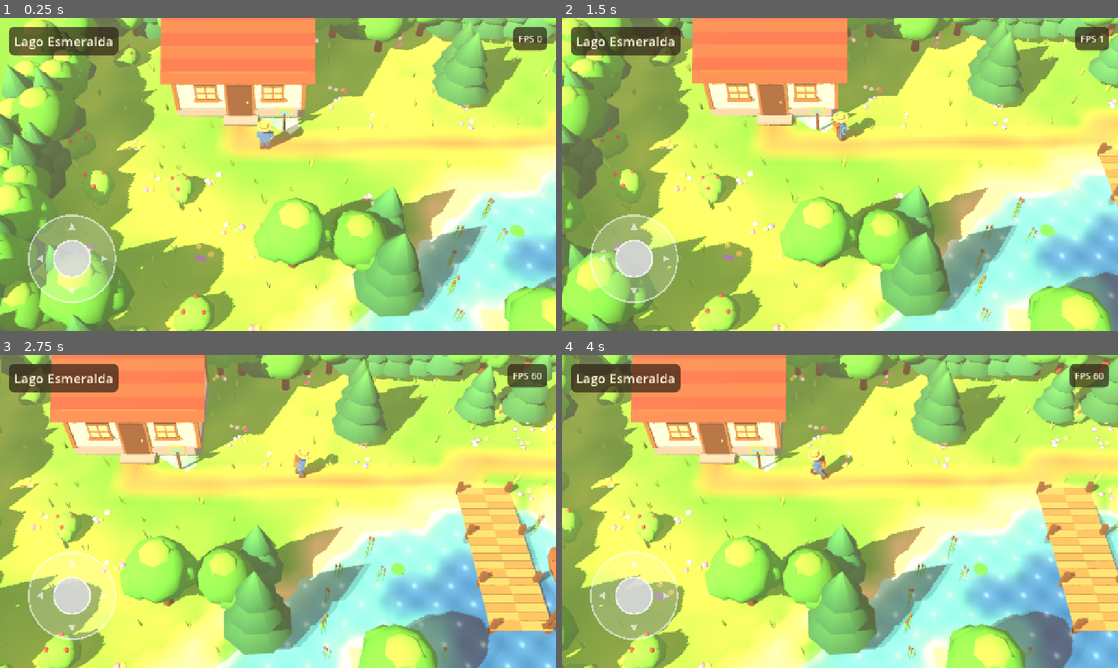
Above: before the commit, frames 1-4 (two rows, left to right).
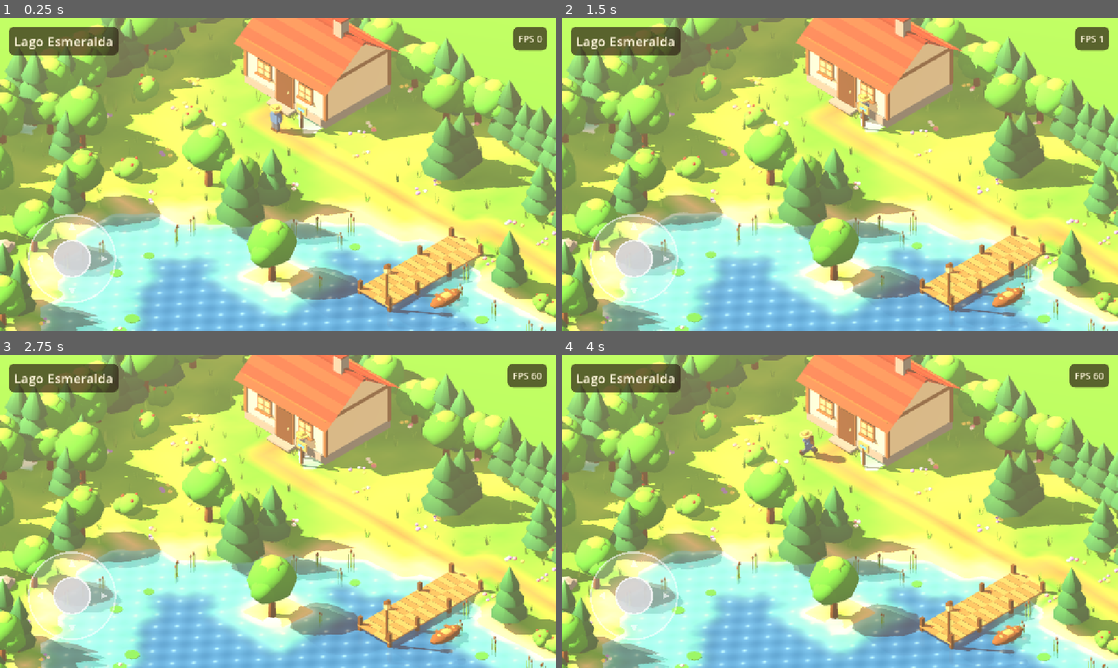
Above: after the commit, the same moments.

Repository: davix08/meu-game-studio.
Game: Godot game, scene res://scenes/main.tscn
Two runs of this game, one before a commit and one after it. Both use one fixed random seed, a clock stepped at 60 frames per second and the inputs below.
Inputs (mouse positions are in pixels of both pictures, inside the frame that each line leads up to):
- Up to frame 1 (0.25 s): no input
- Up to frame 2 (1.5 s): drag from (634, 259) to (895, 105) at 0.52 s; drag from (728, 190) to (812, 237) at 1.27 s
- Up to frame 3 (2.75 s): move the mouse to (333, 442) at 2.02 s; hold D from 2.03 s (still down); hold Shift from 2.03 s (still down)
- Up to frame 4 (4 s): release D at 2.75 s; release Shift at 2.75 s; drag from (812, 574) to (673, 464) at 2.77 s; move the mouse to (1006, 558) at 3.52 s; hold A from 3.53 s (still down); hold Shift from 3.53 s (still down)

The runs differ from the first frame. In frame 1, 84% of the frame differs, in the area x 0-100%, y 0-100%; in frame 2, 86%; in frame 3, 89%; in frame 4, 88%.

Commit message:
feat: isometric orthographic camera for the 3D skeleton (story 002)
Story: lakebound-aventura-de-pesca/002

Co-Authored-By: Claude Sonnet 5.5 <noreply@anthropic.com>
Claude-Session: https://claude.ai/code/session_01Ty7beVrwmvxcr7r22LhXd1

Diff:
--- a/src/data/world_look.json
+++ b/src/data/world_look.json
@@ -11,17 +11,17 @@
 		"panel_color": "#2b1d14b0"
 	},
 	"camera": {
-		"distance": 22.0,
-		"pitch_degrees": 52.0,
-		"yaw_degrees": 0.0,
-		"fov": 30.0,
+		"size": 14.0,
+		"distance": 30.0,
+		"pitch_degrees": 35.264,
+		"yaw_degrees": 45.0,
 		"near": 1.0,
-		"far": 140.0,
+		"far": 90.0,
 		"follow_smoothing": 6.0,
-		"margin_west": 10.0,
-		"margin_east": 10.0,
-		"margin_north": 9.0,
-		"margin_south": 5.5
+		"margin_west": 12.0,
+		"margin_east": 12.0,
+		"margin_north": 10.0,
+		"margin_south": 10.0
 	},
 	"joystick": {
 		"radius": 100.0,
--- a/src/world/follow_camera.gd
+++ b/src/world/follow_camera.gd
@@ -1,8 +1,12 @@
 class_name FollowCamera
 extends Camera3D
-## Perspective camera looking down at the world at a fixed pitch and yaw (near-isometric), that
-## follows a target with exponential smoothing and keeps its focus point inside the map
-## bounds. Distance, pitch, yaw, FOV, smoothing and bounds margins come from world_look.json.
+## Orthographic isometric camera looking down at the world at a fixed pitch (35.264 degrees =
+## true isometric) and yaw (45 degrees), that follows a target with exponential smoothing and
+## keeps its focus point inside the map bounds. Because the view is orthographic, [member
+## Camera3D.size] (visible height in meters) sets the zoom and distance only has to be large
+## enough that the whole scene fits between near and far. Size, distance, pitch, yaw, near,
+## far, smoothing and bounds margins come from world_look.json (group "camera"). The yaw is
+## also what LakeMain uses to rotate the movement input, so "up on screen" stays "up on screen".
 ##
 ## Story 002 (design/game-brief.md, MVP feature 9). Process this node AFTER the target moves
 ## (add it to the tree after the node that moves the target).
@@ -28,7 +32,8 @@
 	_smoothing = look.num("camera", "follow_smoothing")
 	rotation = Vector3(-deg_to_rad(look.num("camera", "pitch_degrees")), deg_to_rad(look.num("camera", "yaw_degrees")), 0.0)
 	_offset = basis * Vector3(0.0, 0.0, look.num("camera", "distance"))
-	fov = look.num("camera", "fov")
+	projection = Camera3D.PROJECTION_ORTHOGONAL
+	size = look.num("camera", "size")
 	near = look.num("camera", "near")
 	far = look.num("camera", "far")
 	_min_focus = Vector2(look.num("camera", "margin_west"), look.num("camera", "margin_north"))
--- a/src/world/lake_main.gd
+++ b/src/world/lake_main.gd
@@ -2,7 +2,8 @@
 extends Node3D
 ## Root script of scenes/main.tscn: builds everything in code (world, fisherman, camera, HUD,
 ## joystick) and feeds the fisherman from the joystick or the keyboard (WASD / arrows, Shift to
-## run; read with Input.is_physical_key_pressed, so the InputMap is untouched).
+## run; read with Input.is_physical_key_pressed, so the InputMap is untouched). The input is
+## screen-relative: it is rotated by the isometric camera yaw before moving the fisherman.
 ##
 ## Story 002 (design/game-brief.md, MVP feature 9). Walk and run speeds come from config.json
 ## (px/s, through [GameData]) and are converted to m/s by the 16 px per block scale.
@@ -12,6 +13,7 @@
 var _fisherman: Fisherman
 var _stick: VirtualStick
 var _run_threshold: float = 0.95
+var _input_yaw: float = 0.0 ## Camera yaw in radians (world_look.json camera.yaw_degrees).
 
 
 func _ready() -> void:
@@ -39,6 +41,7 @@
 	hud.add_child(_stick)
 	_stick.setup(_look)
 	_run_threshold = _look.num("joystick", "run_threshold")
+	_input_yaw = deg_to_rad(_look.num("camera", "yaw_degrees"))
 
 
 func _process(delta: float) -> void:
@@ -50,7 +53,9 @@
 	if keys != Vector2.ZERO:
 		dir = keys
 		run = Input.is_physical_key_pressed(KEY_SHIFT)
-	_fisherman.step(delta, dir, run)
+	# Screen-space input (up = -y, right = +x) to world ground direction (x, z): the camera is
+	# yawed by +_input_yaw around Y, so rotate the input by -_input_yaw (Vector2.rotated).
+	_fisherman.step(delta, dir.rotated(-_input_yaw), run)
 
 
 func _keyboard_direction() -> Vector2:
